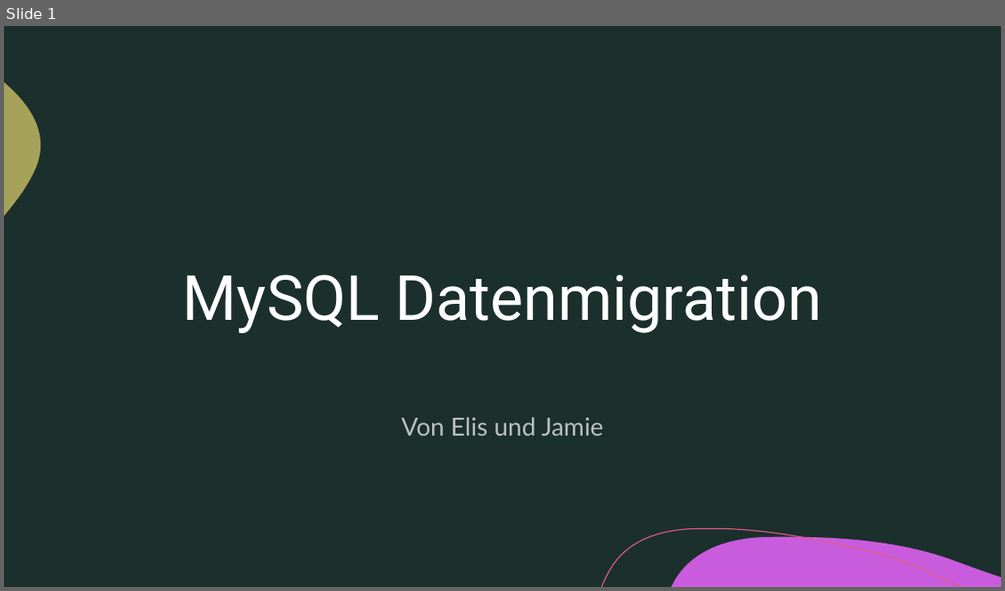
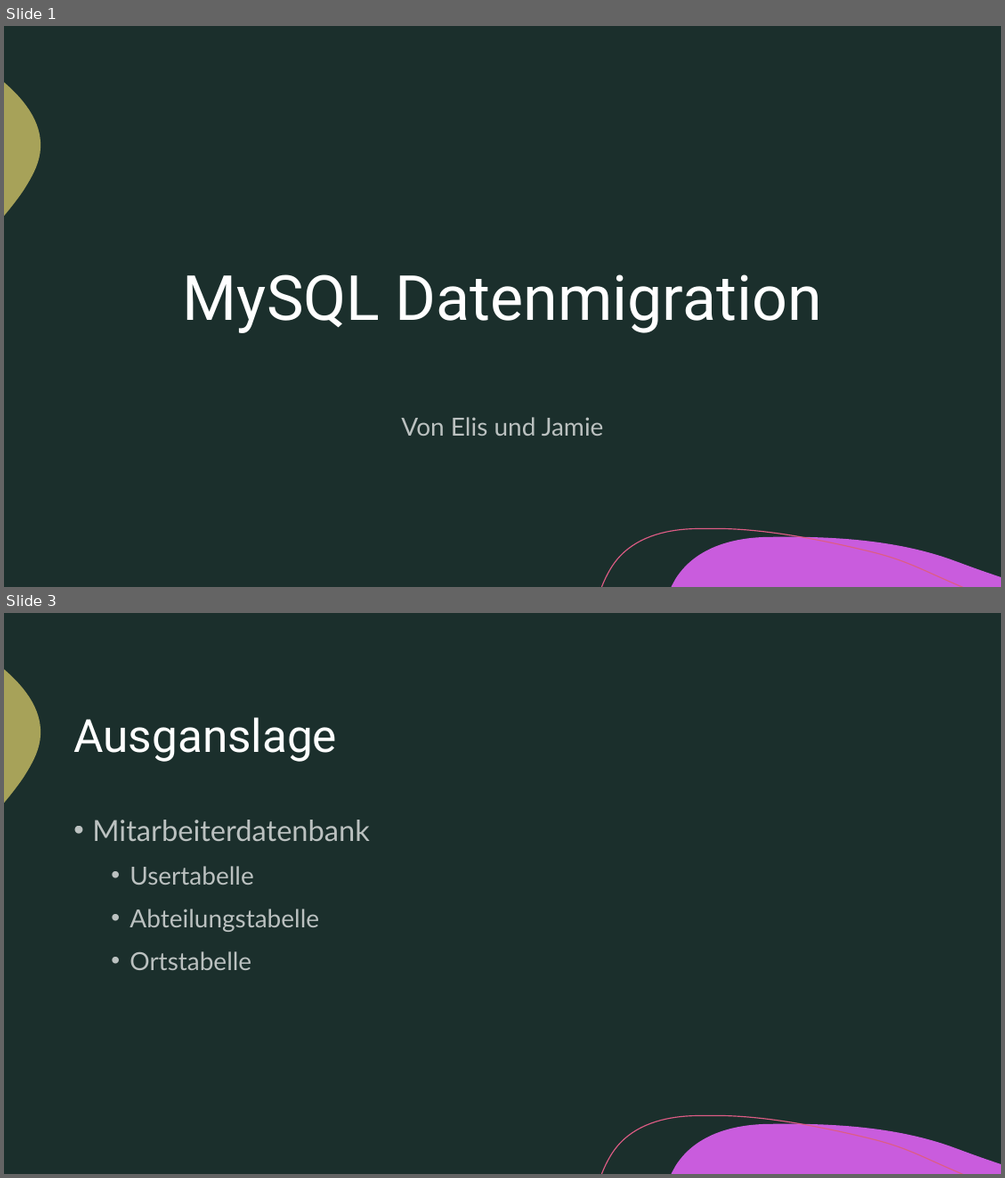
Before and after one commit to phonkd/gibb, a slide deck: 158/docs/MySQLDatenmigration.pptm. Shown one above the other, each under a label of ours: slide 1 before the commit, slides 1 and 3 after it; the slides between them are not shown. The pictures are 1005x591 and 1005x1178 pixels, drawn with LibreOffice and Linux fonts; fonts in the diff are those of the drawing. Boxes give left, top, right and bottom in pixels: in the first picture for what was removed or moved away, otherwise in the second. Text is boxed around its words. In the diff, an @@ line names an element or a change of style, - is before the commit and + after.

```diff
--- a/158/docs/MySQLDatenmigration.pptm
+++ b/158/docs/MySQLDatenmigration.pptm
@@ slide 3 added at (x1=4, y1=613, x2=1001, y2=1174), background #1B2F2C; not listed: 3 template elements that a slide beside it also shows @@
@@ title added at (x1=73, y1=717, x2=337, y2=762), 44 pt, text #FFFFFF @@
+Ausganslage
@@ text added at (x1=92, y1=819, x2=370, y2=970), 24 pt, text #FFFFFF at 70% opacity @@
+• Mitarbeiterdatenbank
+  • Usertabelle
+  • Abteilungstabelle
+  • Ortstabelle
```
Also in this commit, not shown: 12 other slides added, 3 other files.
